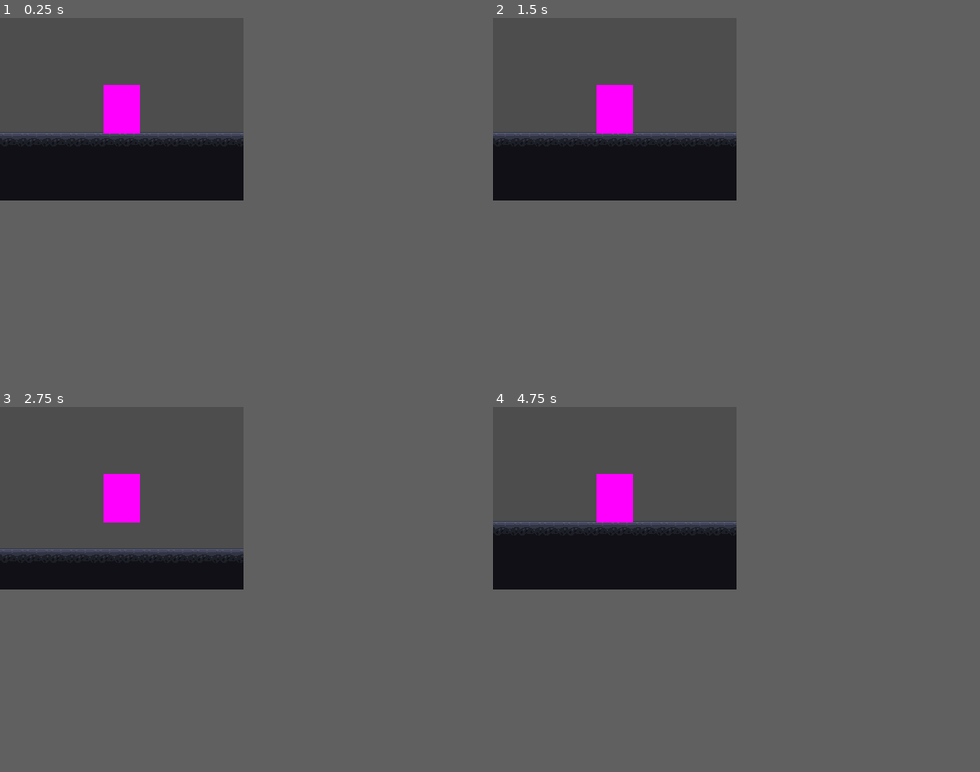
Above: before the commit, frames 1-4 (two rows, left to right).
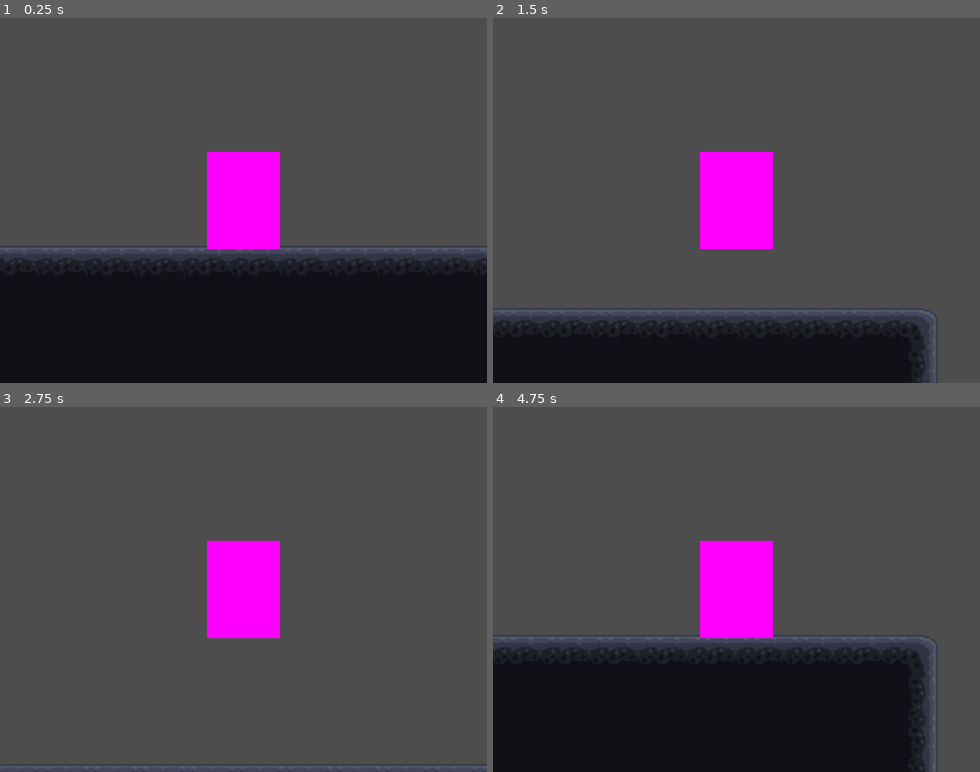
Above: after the commit, the same moments.

Repository: AxCalibur72/Descent
Game: Godot game, scene res://scenes/game_manager/game_manager.tscn
The game is run twice, just before and just after one commit, with the same random seed, the same clock (stepped at 60 frames per second) and the same inputs. The project has no main scene, so this scene is started directly.
Inputs (mouse positions are in pixels of both pictures, inside the frame that each line leads up to):
- Up to frame 1 (0.25 s): no input
- Up to frame 2 (1.5 s): tap Enter (ui_accept) at 0.5, 0.6 s; move the mouse to (668, 98) at 0.52 s; hold D (right) 0.53-1.25 s; click (668, 98) at 0.67 s; tap Space (jump) at 0.77, 0.8, 1.07 s; drag from (566, 120) to (600, 145) at 1.27 s
- Up to frame 3 (2.75 s): tap Enter (ui_accept) at 2, 2.1 s; move the mouse to (146, 458) at 2.02 s; hold A (left) from 2.03 s (still down); tap Space (jump) at 2.3 s
- Up to frame 4 (4.75 s): release A (left) at 2.75 s; drag from (600, 534) to (541, 472) at 2.77 s; tap Enter (ui_accept) at 3.5 s; move the mouse to (687, 523) at 3.52 s; hold D (right) 3.53-4.25 s; tap U at 3.6 s; tap Space (jump) at 3.77, 3.8, 4.07 s; drag from (541, 472) to (580, 450) at 4.27 s
The window is 320x240 before the commit and 640x480 after it. Grey fills any space a smaller window leaves; there, only what the larger window draws over its background counts as a difference.

The runs differ from the first frame. In frame 1, 49% of the frame differs, in the area x 0-100%, y 18-100%; in frame 2, 30%; in frame 3, 10%; in frame 4, 45%.

Commit message:
visible tree + window overides

Diff:
--- a/descent/project.godot
+++ b/descent/project.godot
@@ -18,6 +18,9 @@
 
 window/size/viewport_width=320
 window/size/viewport_height=240
+window/size/window_width_override=1280
+window/size/window_height_override=960
+window/stretch/mode="canvas_items"
 
 [input]
 
--- /dev/null
+++ b/descent/resources/blocks/block_empty.tres
@@ -0,0 +1,3 @@
+[gd_resource type="Resource" format=3 uid="uid://8ooctwx1rohx"]
+
+[resource]
--- /dev/null
+++ b/descent/resources/chips/chip_empty.tres
@@ -0,0 +1,3 @@
+[gd_resource type="Resource" format=3 uid="uid://dicawec77iiqq"]
+
+[resource]
--- /dev/null
+++ b/descent/resources/items/item_empty.tres
@@ -0,0 +1,3 @@
+[gd_resource type="Resource" format=3 uid="uid://bgn8shfg1u74k"]
+
+[resource]
--- /dev/null
+++ b/descent/resources/resources/resource_empty.tres
@@ -0,0 +1,3 @@
+[gd_resource type="Resource" format=3 uid="uid://dda5n11tmjmk8"]
+
+[resource]
--- a/descent/scenes/player/player.gd
+++ b/descent/scenes/player/player.gd
@@ -1,8 +1,11 @@
 extends CharacterBody2D
 
+#default script for now
+#should probably setup a statemachine in the future but for now this will do
+#please try to stick to static typing
 
-const SPEED = 300.0
-const JUMP_VELOCITY = -400.0
+const SPEED: float = 300.0
+const JUMP_VELOCITY: float = -400.0
 
 
 func _physics_process(delta: float) -> void:
@@ -11,12 +14,12 @@
 		velocity += get_gravity() * delta
 
 	# Handle jump.
-	if Input.is_action_just_pressed("ui_accept") and is_on_floor():
+	if Input.is_action_just_pressed("jump") and is_on_floor():
 		velocity.y = JUMP_VELOCITY
 
 	# Get the input direction and handle the movement/deceleration.
 	# As good practice, you should replace UI actions with custom gameplay actions.
-	var direction := Input.get_axis("ui_left", "ui_right")
+	var direction := Input.get_axis("left", "right")
 	if direction:
 		velocity.x = direction * SPEED
 	else:
